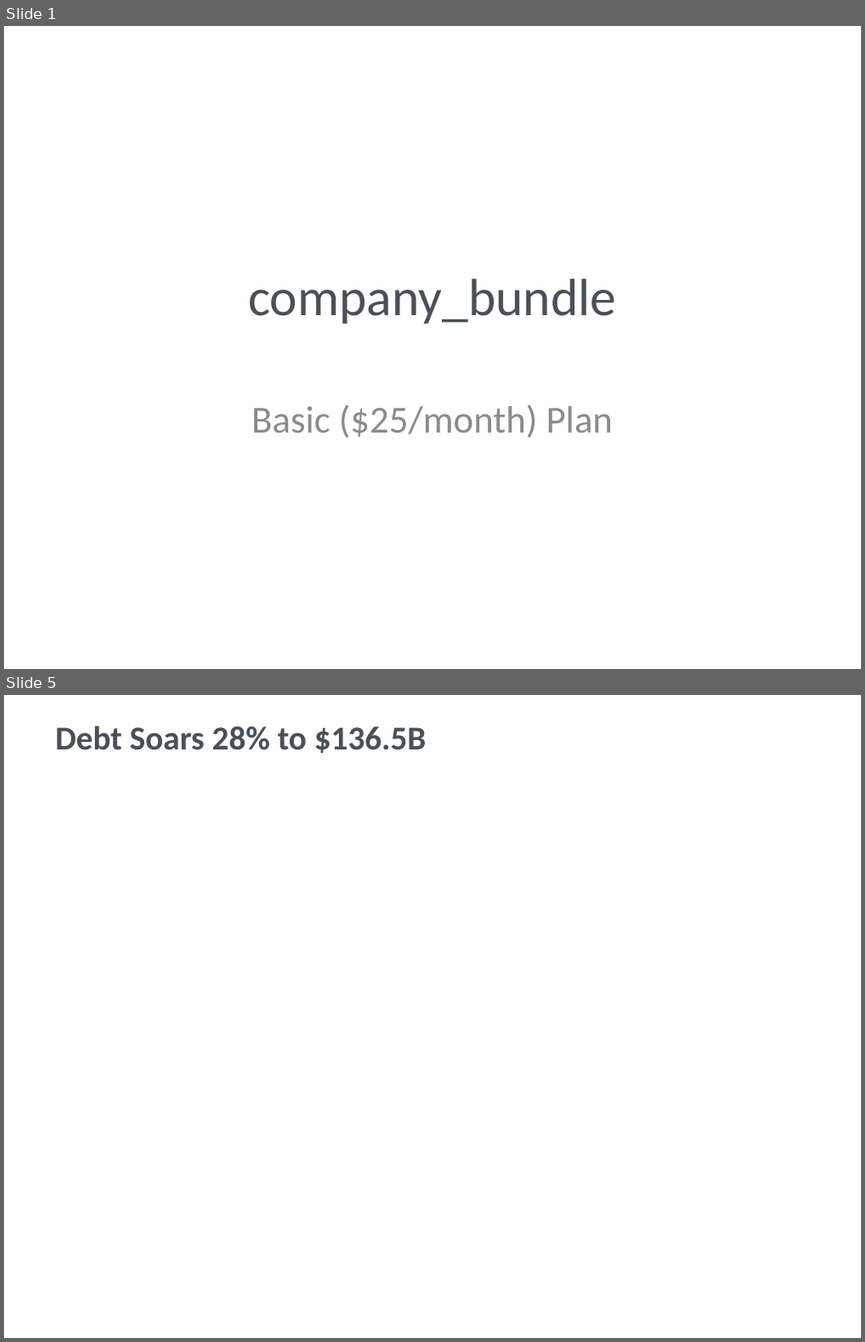
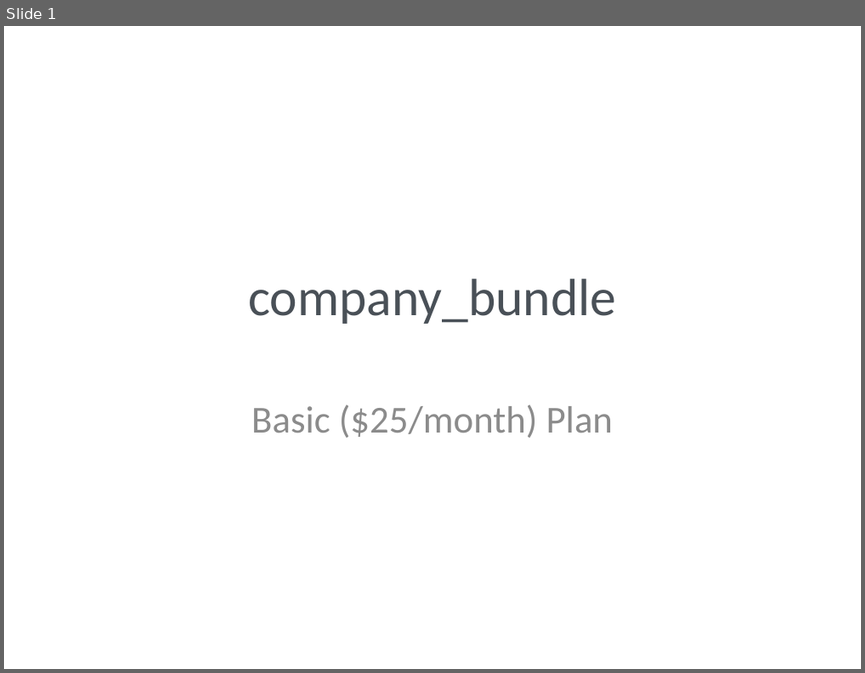
Before and after one commit to gaurav13407/FINEDECK-Excel-to-PPT-, a slide deck: examples/tier_comparison_demo/company_bundle/company_bundle_BASIC.pptx. Shown one above the other, each under a label of ours: slides 1 and 5 before the commit, slide 1 after it; the slides between them are not shown. The pictures are 865x1342 and 865x673 pixels, drawn with LibreOffice and Linux fonts; fonts in the diff are those of the drawing. Boxes give left, top, right and bottom in pixels: in the first picture for what was removed or moved away, otherwise in the second. Text is boxed around its words. In the diff, an @@ line names an element or a change of style, - is before the commit and + after.

```diff
--- a/examples/tier_comparison_demo/company_bundle/company_bundle_BASIC.pptx
+++ b/examples/tier_comparison_demo/company_bundle/company_bundle_BASIC.pptx
@@ slide 5 removed at (4,695,861,1338), background #FFFFFF @@
@@ text removed at (55,726,426,753) @@
-Debt Soars 28% to $136.5B
```
Also in this commit, not shown: 2 slides changed, 2 slides added, 1 other slide removed, 41 other files.
